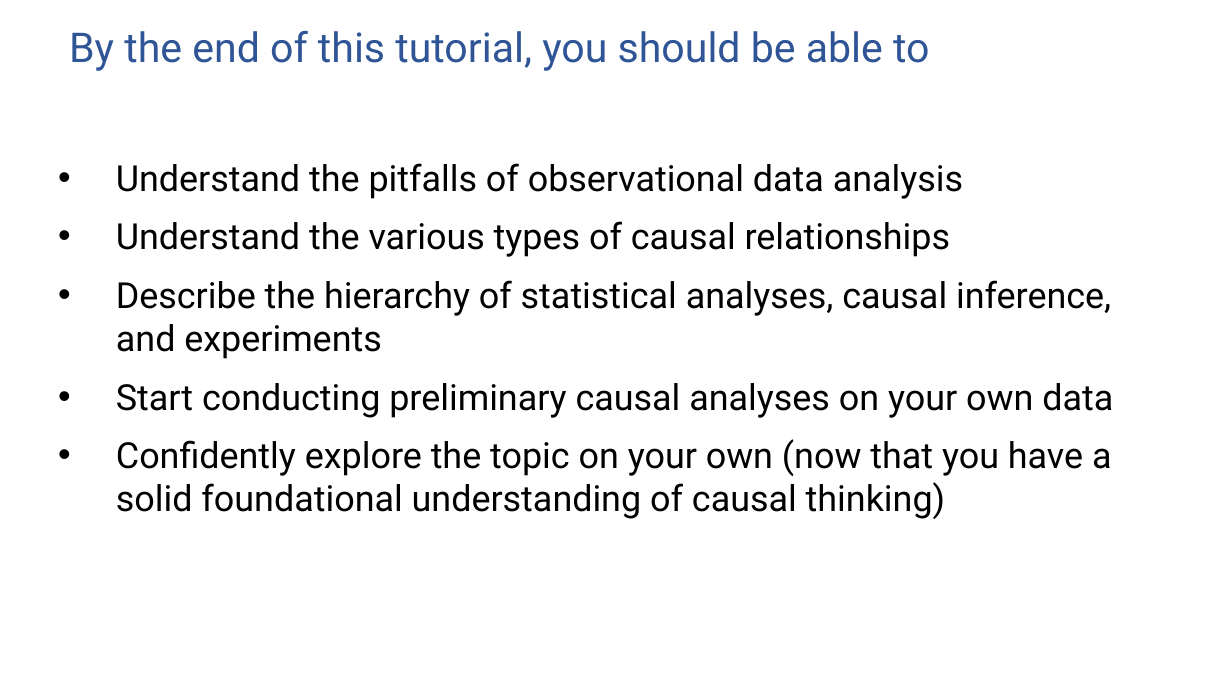
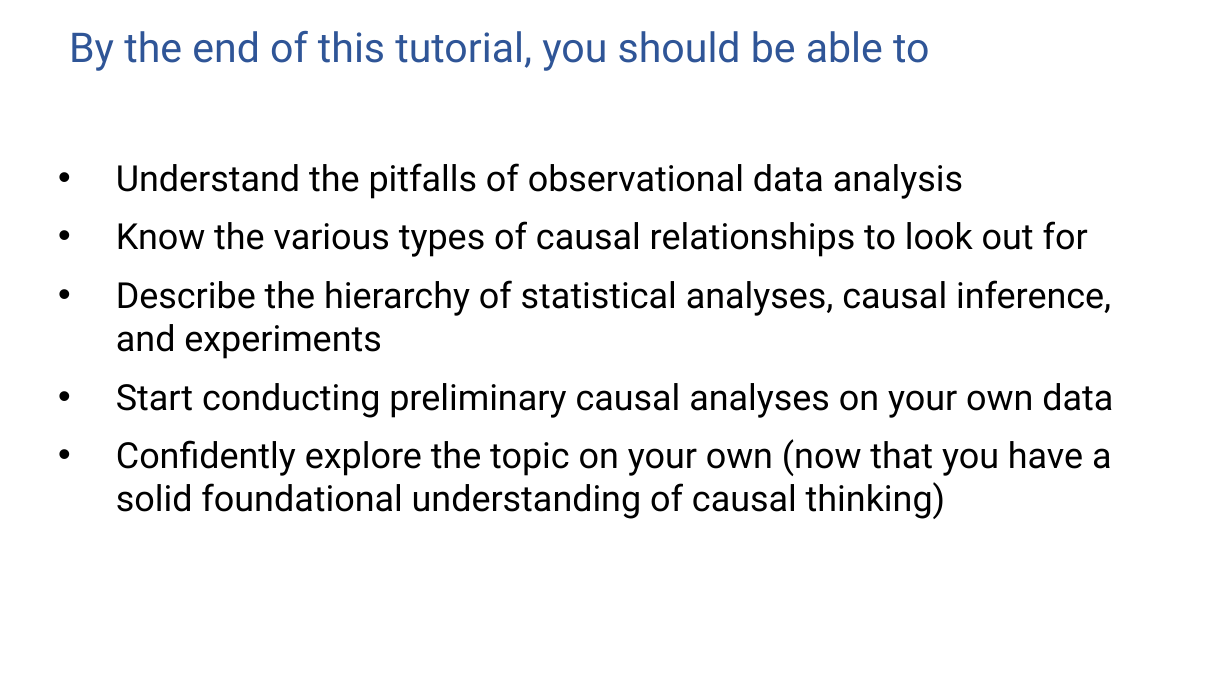
Before and after one commit to ronikobrosly/scipy_2022_causal_inference_tutorial, a slide deck: slide 4 of slides/tutorial_slides.pptx. Drawn at 1232x693 pixels with LibreOffice and Linux fonts; fonts in the diff are those of the drawing. Boxes give left, top, right and bottom in pixels: in the first picture for what was removed or moved away, otherwise in the second. Text is boxed around its words. In the diff, an @@ line names an element or a change of style, - is before the commit and + after.

```diff
--- a/slides/tutorial_slides.pptx
+++ b/slides/tutorial_slides.pptx
@@ text at (116, 221, 1088, 257): text changed @@
-• Understand the various types of causal relationships
+• Know the various types of causal relationships to look out for
```
Also in this commit, not shown: 15 other slides changed, 6 slides added, 24 slides removed, 1 other file.
